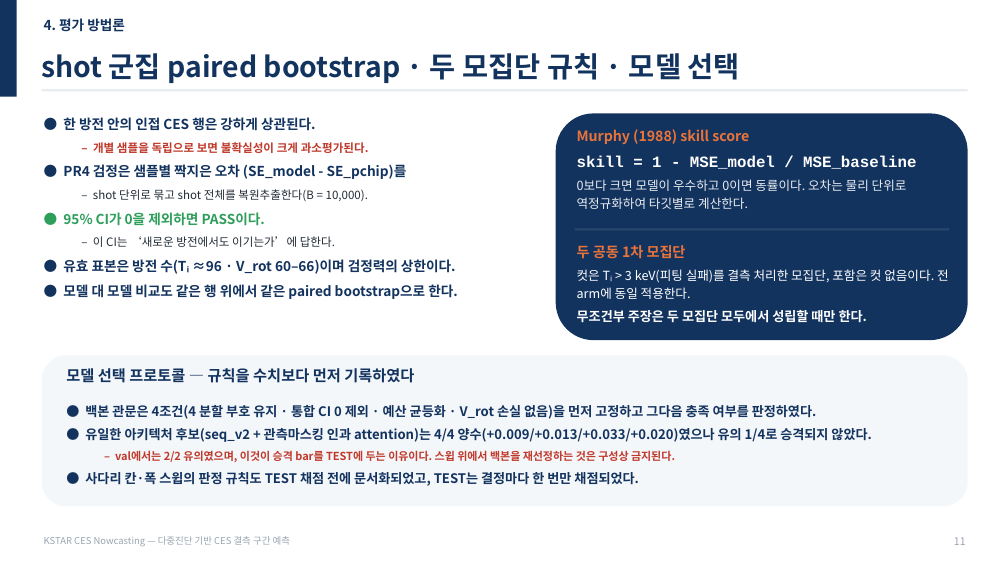
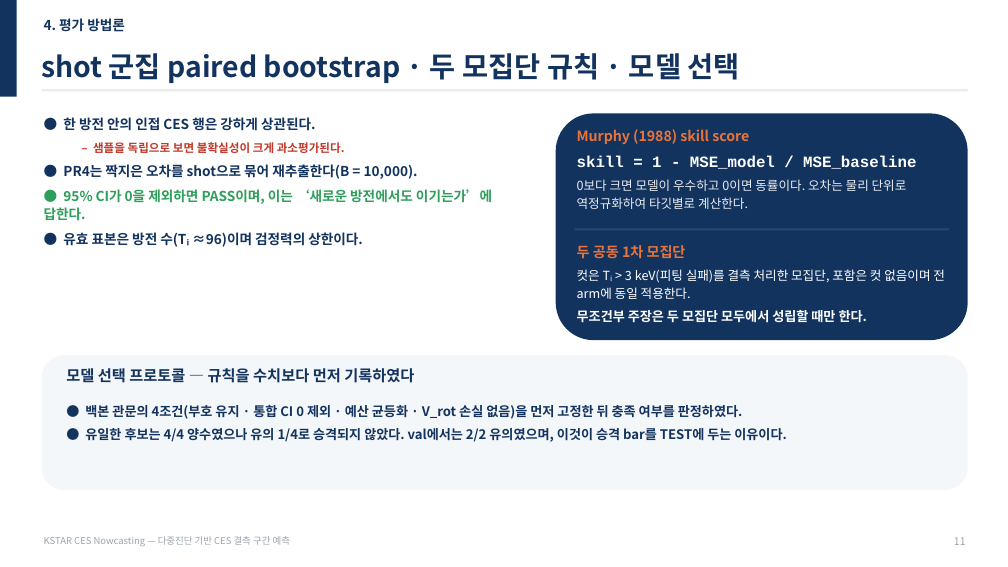
Before and after one commit to iseungsang01/ml-intern-revision, a slide deck: slide 12 of docs/presentation/KSTAR_CES_발표자료_20분.pptx. Drawn at 1008x567 pixels with LibreOffice and Linux fonts; fonts in the diff are those of the drawing. Boxes give left, top, right and bottom in pixels: in the first picture for what was removed or moved away, otherwise in the second. Text is boxed around its words. In the diff, an @@ line names an element or a change of style, - is before the commit and + after.

```diff
--- a/docs/presentation/KSTAR_CES_발표자료_20분.pptx
+++ b/docs/presentation/KSTAR_CES_발표자료_20분.pptx
@@ text at (44,142,492,247): text changed @@
-  – 개별 샘플을 독립으로 보면 불확실성이 크게 과소평가된다.
-● PR4 검정은 샘플별 짝지은 오차 (SE_model - SE_pchip)를
-  – shot 단위로 묶고 shot 전체를 복원추출한다(B = 10,000).
-● 95% CI가 0을 제외하면 PASS이다.
-  – 이 CI는 ‘새로운 방전에서도 이기는가’에 답한다.
-● 유효 표본은 방전 수(Tᵢ ≈96 · V_rot 60–66)이며 검정력의 상한이다.
-● 모델 대 모델 비교도 같은 행 위에서 같은 paired bootstrap으로 한다.
+  – 샘플을 독립으로 보면 불확실성이 크게 과소평가된다.
+● PR4는 짝지은 오차를 shot으로 묶어 재추출한다(B = 10,000).
+● 95% CI가 0을 제외하면 PASS이며, 이는 ‘새로운 방전에서도 이기는가’에 답한다.
+● 유효 표본은 방전 수(Tᵢ ≈96)이며 검정력의 상한이다.
@@ text at (577,269,945,299): text changed @@
-컷은 Tᵢ > 3 keV(피팅 실패)를 결측 처리한 모집단, 포함은 컷 없음이다. 전 arm에 동일 적용한다.
+컷은 Tᵢ > 3 keV(피팅 실패)를 결측 처리한 모집단, 포함은 컷 없음이며 전 arm에 동일 적용한다.
@@ rounded rectangle: place and size @@
-rounded rectangle at (42,355,968,507)
+rounded rectangle at (42,355,968,490)
@@ text at (85,405,786,442): text changed @@
-● 백본 관문은 4조건(4 분할 부호 유지 · 통합 CI 0 제외 · 예산 균등화 · V_rot 손실 없음)을 먼저 고정하고 그다음 충족 여부를 판정하였다.
-● 유일한 아키텍처 후보(seq_v2 + 관측마스킹 인과 attention)는 4/4 양수(+0.009/+0.013/+0.033/+0.020)였으나 유의 1/4로 승격되지 않았다.
-  – val에서는 2/2 유의였으며, 이것이 승격 bar를 TEST에 두는 이유이다. 스윕 위에서 백본을 재선정하는 것은 구성상 금지된다.
-● 사다리 칸·폭 스윕의 판정 규칙도 TEST 채점 전에 문서화되었고, TEST는 결정마다 한 번만 채점되었다.
+● 백본 관문의 4조건(부호 유지 · 통합 CI 0 제외 · 예산 균등화 · V_rot 손실 없음)을 먼저 고정한 뒤 충족 여부를 판정하였다.
+● 유일한 후보는 4/4 양수였으나 유의 1/4로 승격되지 않았다. val에서는 2/2 유의였으며, 이것이 승격 bar를 TEST에 두는 이유이다.
```
Also in this commit, not shown: 11 other slides changed, 6 other files.
